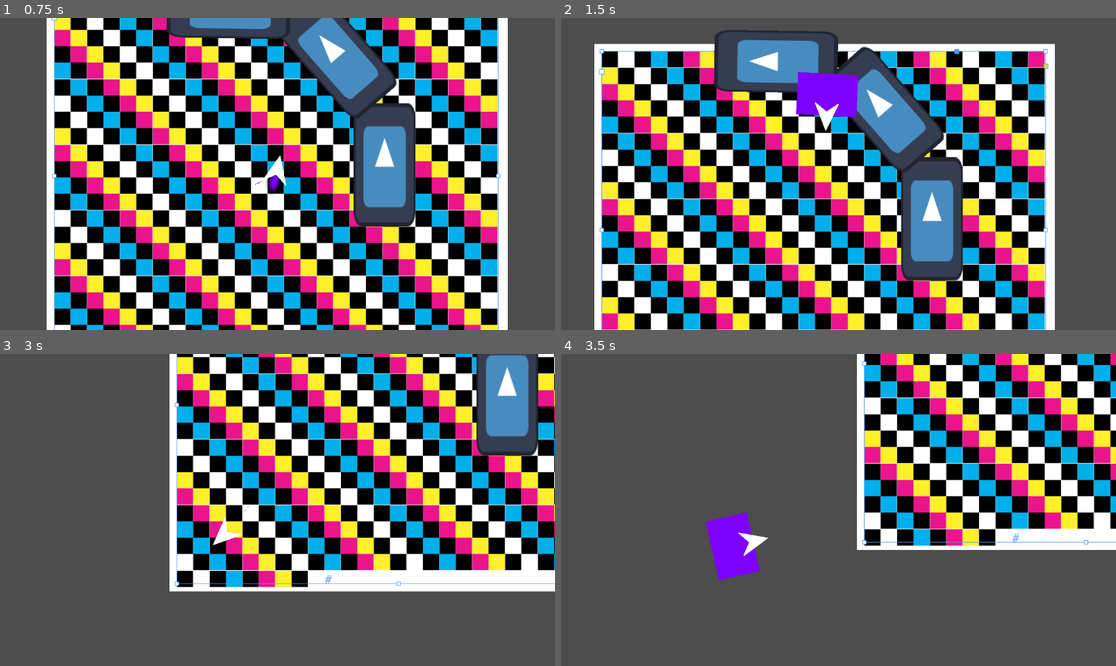
Above: before the commit, frames 1-4 (two rows, left to right).
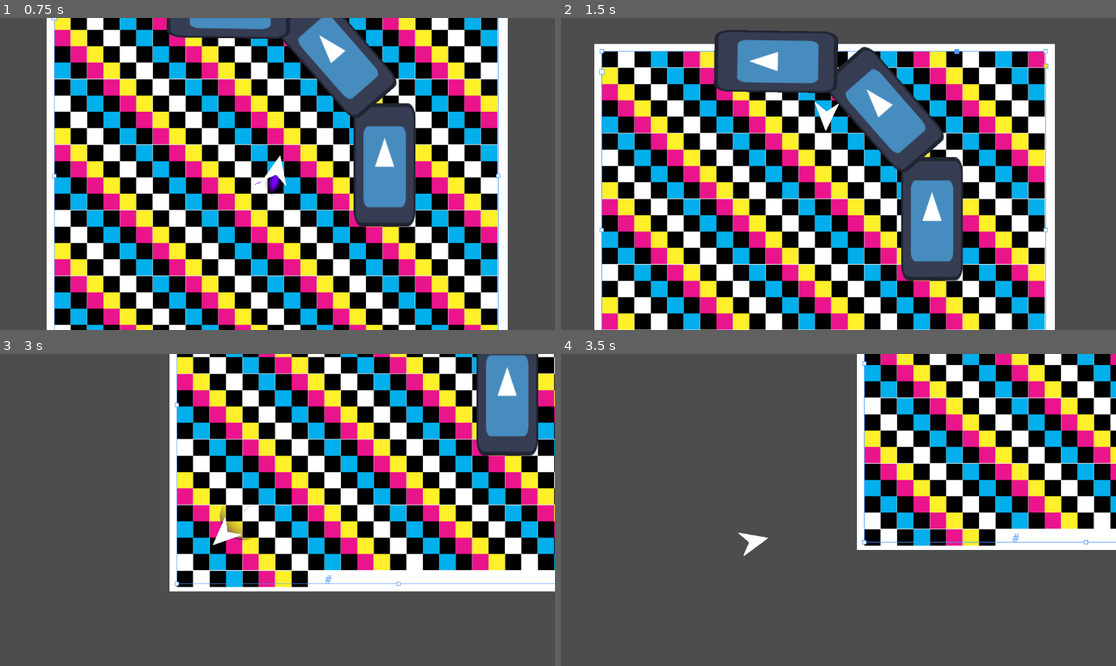
Above: after the commit, the same moments.

Repository: ParadoxArcher/Angle_Advantage
Game: Godot game, scene res://Scenes/GameScene.tscn
Two runs of this game, one before a commit and one after it. Both use one fixed random seed, a clock stepped at 60 frames per second and the inputs below. The engine's default icon, where the game draws it, is replaced by a stand-in: a white triangle on a blue panel in a dark square.
Inputs:
- Up to frame 1 (0.75 s): tap Enter at 0.5 s; hold D (RotateRight) from 0.53 s (still down); hold W (Boost) from 0.53 s (still down)
- Up to frame 2 (1.5 s): release D (RotateRight) at 1.28 s; release W (Boost) at 1.28 s; hold S (Back) from 1.28 s (still down); tap Space (Dodge) at 1.35 s
- Up to frame 3 (3 s): release S (Back) at 2.03 s; hold W (Boost) 2.03-2.78 s; hold D (RotateRight) from 2.03 s (still down); tap Space (Dodge) at 2.85 s
- Up to frame 4 (3.5 s): keep holding D (RotateRight)

Frame 1 is identical in both runs. In frame 2, 1.4% of the frame differs, in the area x 42-54%, y 17-32%; in frame 3, 0.2%; in frame 4, 1.4%, in the area x 26-36%, y 50-73%.

Commit message:
vault backup: 2025-03-12 12:27:06

Diff:
--- a/zProject Files/Godot/Scripts/PlayerScript.gd
+++ b/zProject Files/Godot/Scripts/PlayerScript.gd
@@ -109,7 +109,7 @@
 	if RotaAccel[0] != RotaAccel[1]:
 		RotaAccel[0] -= clampf((RotaAccel[0] - RotaAccel[1] ) * RotaAccel[2], 0, RotaAccel[0] - RotaAccel[1])
 
-	var GreenFilterScaler = ((1 + velocity.dot(Vector2(-sin(rotation - PI/2), cos(rotation - PI/2))) ) / 2 ) / MaxSpeed
+	var GreenFilterScaler = (velocity.length() / MaxSpeed ) * ((1 + velocity.normalized().dot(Vector2(-sin(rotation - PI/2), cos(rotation - PI/2))) ) / 2 )
 	boost_sprite.material.set_shader_parameter("GreenFilter", .8 - GreenFilterScaler * .8) # VFX
 	#endregion
 
Not shown, changed: .obsidian/workspace.json
Not shown, changed: DevNotes/Player/Movement/Boost VFX.md
Not shown, changed: DevNotes/Player/Movement/Crash & Wall Bounce.md
